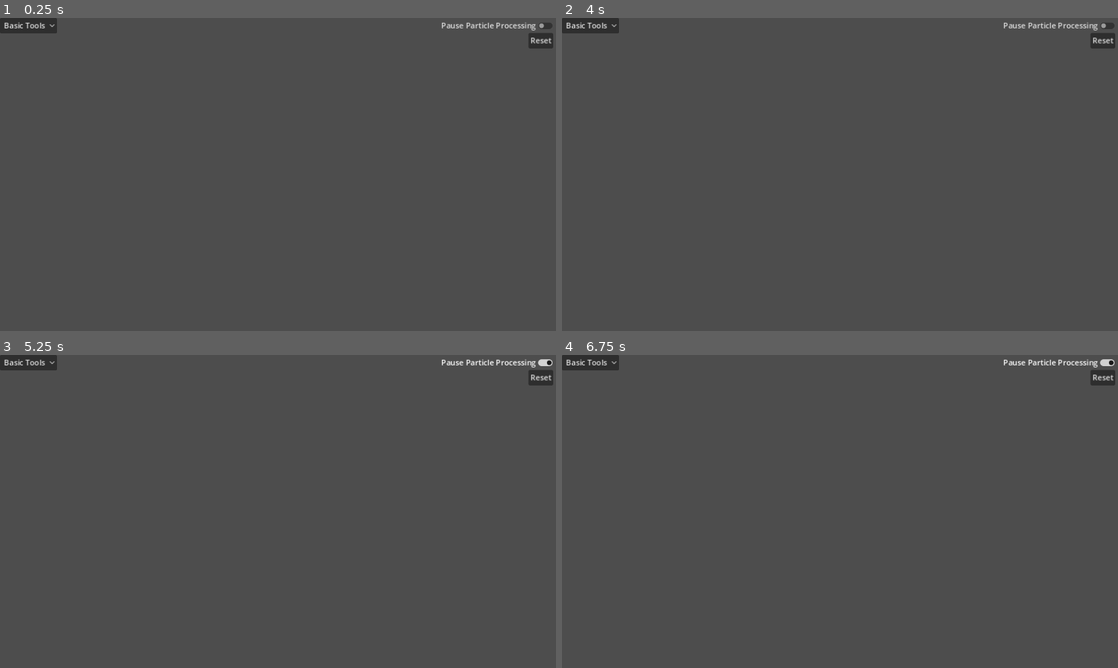
Above: before the commit, frames 1-4 (two rows, left to right).
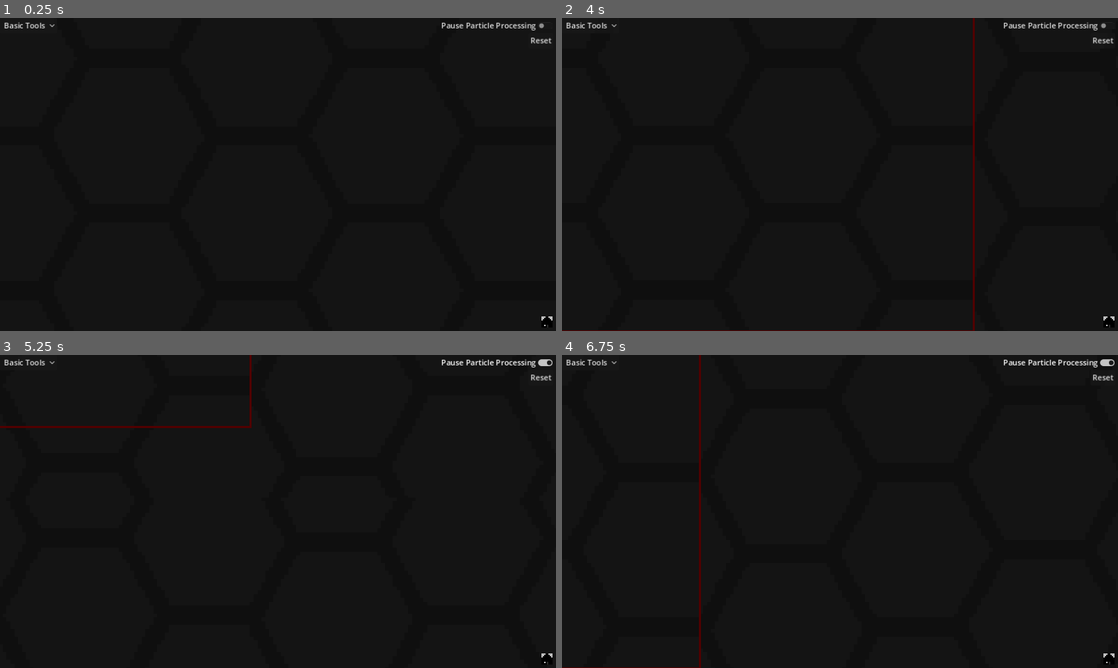
Above: after the commit, the same moments.

Repository: rlake08/Jauchium
Game: Godot game, scene res://node_2d.tscn
Same seed, same stepped clock (60 frames per second), same inputs: the game is played once before the commit and once after it. The engine's default icon, where the game draws it, is replaced by a stand-in: a white triangle on a blue panel in a dark square.
Inputs (mouse positions are in pixels of both pictures, inside the frame that each line leads up to):
- Up to frame 1 (0.25 s): no input
- Up to frame 2 (4 s): click (1106, 321) at 0.52 s; click "Basic Tools" at 1.25 s; click "Pause Particle Processing" at 2 s; click "Reset" at 2.75 s; tap Enter at 3.5 s; move the mouse to (962, 158) at 3.52 s; hold Right (right) from 3.53 s (still down); click (962, 158) at 3.67 s; tap Space at 3.77 s
- Up to frame 3 (5.25 s): move the mouse to (166, 527) at 4.27 s; release Right (right) at 4.28 s; hold S (down) 4.28-5.03 s; click (166, 527) at 4.42 s; tap Space at 4.52 s; move the mouse to (333, 442) at 5.02 s; hold Right (right) from 5.03 s (still down); click (333, 442) at 5.17 s
- Up to frame 4 (6.75 s): tap Space at 5.75, 6.02 s; move the mouse to (812, 574) at 5.77 s; release Right (right) at 5.78 s; hold W (up) 5.78-6.53 s; click (812, 574) at 5.92 s; tap Enter at 6.5 s; move the mouse to (1006, 558) at 6.52 s; hold Left (left) from 6.53 s (still down); click (1006, 558) at 6.67 s

The runs differ from the first frame. In frame 1, 99% of the frame differs, in the area x 0-100%, y 0-100%; in frame 2, 99%; in frame 3, 99%; in frame 4, 99%.

Commit message:
fixed some issues with particle stats, added infinite background, cleaned up some code, added zoom proportional speed

Diff:
--- /dev/null
+++ b/background.gdshader
@@ -0,0 +1,8 @@
+shader_type canvas_item;
+
+uniform sampler2D background_texture;
+uniform vec2 uv_offset = vec2(0.0);
+
+void fragment() {
+	COLOR = texture(background_texture,UV+(uv_offset*TEXTURE_PIXEL_SIZE));
+}
--- a/controls.gd
+++ b/controls.gd
@@ -1,28 +1,29 @@
 extends CharacterBody2D;
 
-var CameraSpeed:int = 400;
 var MouseLFunction = "Empty";
 var SpawnType: = "none";
 var CreateEnabled:bool = false;
+var original_speed: float = 400.0
 @onready var camera_2d = $Camera2D
 const NEU_PARTICLE = preload("res://src/particles/neu_particle.tscn")
 const POS_PARTICLE = preload("res://src/particles/pos_particle.tscn")
 const NEG_PARTICLE = preload("res://src/particles/neg_particle.tscn")
 @onready var option_button_2 = $"../CanvasLayer/Control/OptionButton2"
-@export var Speed = CameraSpeed;
+@export var Speed = 400.0;
 @onready var node_2d = $".."
 @onready var particles = $"../Particles"
+@onready var background: TextureRect = $"../Background"
 
 func update_windowspace():
-	var size_x = ProjectSettings.get_setting("display/window/size/viewport_width")*(1/camera_2d.zoom.x)
-	var size_y = ProjectSettings.get_setting("display/window/size/viewport_height")*(1/camera_2d.zoom.y)
-	var size = Vector2(size_x,size_y)
-	WindowSpace.left_edge = global_position.x-size_x/2
-	WindowSpace.right_edge = global_position.x+size_x/2
-	WindowSpace.top_edge = global_position.y-size_y/2
-	WindowSpace.bottom_edge = global_position.y+size_y/2
+	var size_x = ProjectSettings.get_setting("display/window/size/viewport_width")/camera_2d.zoom.x
+	var size_y = ProjectSettings.get_setting("display/window/size/viewport_height")/camera_2d.zoom.y
+	WindowSpace.left_edge = global_position.x
+	WindowSpace.right_edge = global_position.x+size_x
+	WindowSpace.top_edge = global_position.y
+	WindowSpace.bottom_edge = global_position.y+size_y
 
 func _ready() -> void:
+	original_speed = Speed
 	update_windowspace()
 
 func MouseExec(Function):
@@ -47,39 +48,38 @@
 		particles.add_child(_particle);
 		_particle.global_position = get_global_mouse_position();
 
-func GetInput():
+func GetInput(delta: float):
 	var InputDirection = Input.get_vector("left", "right", "up", "down");
-	velocity = InputDirection * Speed;
+	velocity = InputDirection * Speed * delta * 100.0;
 
 
-func _process(_delta: float) -> void:
-
+func _process(delta: float) -> void:
 	if CreateEnabled == true:
 		option_button_2.visible = true
 	else:
 		option_button_2.visible = false;
-	GetInput();
+	GetInput(delta);
 	move_and_slide();
+	background.size = Vector2(1152.0,648.0)/float(camera_2d.zoom.x)
+	background.global_position = camera_2d.global_position
+	background.material.set("shader_parameter/uv_offset",background.global_position)
 
 func _unhandled_input(event: InputEvent) -> void:
 	if event is InputEventMouseButton:
-		if event.button_index == MOUSE_BUTTON_LEFT and event.is_pressed():
+		if event.button_index == MOUSE_BUTTON_LEFT:
+			if event.is_pressed():
 				var Type = SpawnType;
 				if CreateEnabled == true:
 					SpawnParticle(Type);
 				var Function = MouseLFunction;
 				MouseExec(Function);
 		elif event.button_index == MOUSE_BUTTON_WHEEL_UP and event.is_pressed():
-			var old_zoom = camera_2d.zoom.x
-			camera_2d.zoom *= Vector2.ONE*1.1
-			var mouse_x = get_global_mouse_position().x
-			var mouse_y = get_global_mouse_position().y
-			camera_2d.global_position.x -= mouse_x/old_zoom-mouse_x/camera_2d.zoom.x
-			camera_2d.global_position.y -= mouse_y/old_zoom-mouse_y/camera_2d.zoom.x
+			camera_2d.zoom*=Vector2.ONE*1.1
+			Speed=clamp(original_speed/camera_2d.zoom.x,0.005,1000000.0)
 		elif event.button_index == MOUSE_BUTTON_WHEEL_DOWN and event.is_pressed():
-			var old_zoom = camera_2d.zoom.x
-			camera_2d.zoom /= Vector2.ONE*1.1
-			var mouse_x = get_global_mouse_position().x
-			var mouse_y = get_global_mouse_position().y
-			camera_2d.global_position.x += mouse_x/old_zoom-mouse_x/camera_2d.zoom.x
-			camera_2d.global_position.y += mouse_y/old_zoom-mouse_y/camera_2d.zoom.x
+			camera_2d.zoom = clamp(camera_2d.zoom/(Vector2.ONE*1.1),Vector2.ONE*0.000001,Vector2.ONE*100000000.0)
+			Speed=clamp(original_speed/camera_2d.zoom.x,0.005,1000000.0)
+
+func _on_texture_button_pressed() -> void:
+	camera_2d.zoom = Vector2.ONE
+	camera_2d.global_position = Vector2.ONE
--- a/node_2d.tscn
+++ b/node_2d.tscn
@@ -1,12 +1,21 @@
-[gd_scene load_steps=11 format=3 uid="uid://da8b4y30gboj2"]
+[gd_scene load_steps=16 format=3 uid="uid://da8b4y30gboj2"]
 
 [ext_resource type="Script" path="res://controls.gd" id="1_houcx"]
+[ext_resource type="Shader" path="res://background.gdshader" id="1_pm2is"]
 [ext_resource type="Texture2D" uid="uid://c3fa74s35ymsi" path="res://icon.svg" id="2_8uty3"]
+[ext_resource type="Texture2D" uid="uid://cv00q4r65qepd" path="res://src/asset/img/background.png" id="2_ckiqg"]
 [ext_resource type="Script" path="res://option_button.gd" id="2_nh4rn"]
 [ext_resource type="Script" path="res://option_button_2.gd" id="3_gghme"]
 [ext_resource type="Script" path="res://check_button.gd" id="4_dx31f"]
 [ext_resource type="Script" path="res://reset.gd" id="5_fbisf"]
+[ext_resource type="Texture2D" uid="uid://cica3bb334swr" path="res://src/asset/img/house_icon.png" id="6_io4gt"]
 [ext_resource type="Script" path="res://particles.gd" id="7_4yo50"]
+[ext_resource type="Texture2D" uid="uid://ddgm34eghr3cm" path="res://src/asset/img/border.png" id="12_jg4t0"]
+
+[sub_resource type="ShaderMaterial" id="ShaderMaterial_4iftp"]
+shader = ExtResource("1_pm2is")
+shader_parameter/uv_offset = Vector2(0, 0)
+shader_parameter/background_texture = ExtResource("2_ckiqg")
 
 [sub_resource type="CapsuleShape2D" id="CapsuleShape2D_2655f"]
 
@@ -18,10 +27,26 @@
 
 [node name="Node2D" type="Node2D"]
 
+[node name="Background" type="TextureRect" parent="."]
+texture_filter = 1
+material = SubResource("ShaderMaterial_4iftp")
+offset_right = 1152.0
+offset_bottom = 648.0
+texture = ExtResource("2_ckiqg")
+expand_mode = 1
+stretch_mode = 1
+
+[node name="Border" type="Sprite2D" parent="."]
+texture_filter = 1
+position = Vector2(-4, -4)
+texture = ExtResource("12_jg4t0")
+centered = false
+
 [node name="CharacterBody2D" type="CharacterBody2D" parent="."]
 script = ExtResource("1_houcx")
 
 [node name="Camera2D" type="Camera2D" parent="CharacterBody2D"]
+anchor_mode = 0
 
 [node name="CollisionShape2D" type="CollisionShape2D" parent="CharacterBody2D"]
 shape = SubResource("CapsuleShape2D_2655f")
@@ -39,6 +64,7 @@
 mouse_filter = 1
 
 [node name="OptionButton" type="OptionButton" parent="CanvasLayer/Control"]
+layout_mode = 0
 offset_right = 118.0
 offset_bottom = 31.0
 focus_mode = 0
@@ -89,6 +115,20 @@
 text = "Reset"
 script = ExtResource("5_fbisf")
 
+[node name="TextureButton" type="TextureButton" parent="CanvasLayer/Control"]
+texture_filter = 1
+layout_mode = 0
+offset_left = 1122.0
+offset_top = 618.0
+offset_right = 1145.0
+offset_bottom = 641.0
+tooltip_text = "Recenter and Rezoom Camera."
+focus_mode = 0
+mouse_default_cursor_shape = 2
+texture_normal = ExtResource("6_io4gt")
+ignore_texture_size = true
+stretch_mode = 5
+
 [node name="Icon" type="Sprite2D" parent="."]
 visible = false
 texture = ExtResource("2_8uty3")
@@ -100,3 +140,4 @@
 [connection signal="item_selected" from="CanvasLayer/Control/OptionButton2" to="CanvasLayer/Control/OptionButton2" method="_on_item_selected"]
 [connection signal="toggled" from="CanvasLayer/Control/CheckButton" to="CanvasLayer/Control/CheckButton" method="_on_toggled"]
 [connection signal="pressed" from="CanvasLayer/Control/Button" to="CanvasLayer/Control/Button" method="_on_pressed"]
+[connection signal="pressed" from="CanvasLayer/Control/TextureButton" to="CharacterBody2D" method="_on_texture_button_pressed"]
--- a/particles.gd
+++ b/particles.gd
@@ -1,14 +1,5 @@
 extends Node2D
 
-
-# Called when the node enters the scene tree for the first time.
-func _ready():
-	pass # Replace with function body.
-
-
-# Called every frame. 'delta' is the elapsed time since the previous frame.
-func _process(delta):
-	pass
 
 func reset():
 	for child in get_children():
--- a/project.godot
+++ b/project.godot
@@ -22,6 +22,10 @@
 [display]
 
 window/stretch/mode="canvas_items"
+
+[gui]
+
+common/snap_controls_to_pixels=false
 
 [input]
 
@@ -79,3 +83,4 @@
 
 renderer/rendering_method="gl_compatibility"
 renderer/rendering_method.mobile="gl_compatibility"
+anti_aliasing/quality/screen_space_aa=1
--- a/reset.gd
+++ b/reset.gd
@@ -2,14 +2,5 @@
 
 @onready var particles = $"../../../Particles"
 
-# Called when the node enters the scene tree for the first time.
-func _ready():
-	pass; # Replace with function body.
-
-
-# Called every frame. 'delta' is the elapsed time since the previous frame.
-func _process(delta):
-	pass;
-
 func _on_pressed():
 	particles.reset();
--- a/src/particles/base_particle.gd
+++ b/src/particles/base_particle.gd
@@ -9,9 +9,8 @@
 var direction: Vector2 = Vector2(0,0)
 var goal_direction: Vector2 = Vector2(0,0)
 @export var particle_base_collision_volume: Area2D = null
-@export var base_speed: float = 1.0
+@export var speed: float = 1.0
 @export var charge: int = 0
-var speed: float = 1.0
 
 func _enter_tree() -> void:
 	OriginSpeed = speed
@@ -22,7 +21,6 @@
 		y = [-1,1].pick_random()
 
 	goal_direction = Vector2(x,y).normalized()
-	speed = base_speed
 
 func _ready() -> void:
 	particle_base_collision_volume.area_entered.connect(hit_stuff)
@@ -52,7 +50,7 @@
 		goal_direction.y=-1
 	update_particle.emit()
 
-func set_charge(new_charge: float) -> void:
+func set_charge(new_charge: int) -> void:
 	charge = new_charge
 
 func hit_stuff(area: Area2D):
--- a/src/particles/neg_particle.gd
+++ b/src/particles/neg_particle.gd
@@ -15,4 +15,4 @@
 		current_electrons_in_zone -= 1
 
 func _on_update_particle() -> void:
-	speed=base_speed*clamp(current_electrons_in_zone,1,100)
+	speed=OriginSpeed*clamp(current_electrons_in_zone,1,100)
--- a/src/particles/neg_particle.tscn
+++ b/src/particles/neg_particle.tscn
@@ -10,7 +10,7 @@
 scale = Vector2(0.25, 0.25)
 script = ExtResource("1_dn1r8")
 particle_base_collision_volume = NodePath("CollisionArea")
-base_speed = 0.0
+speed = 1.2
 charge = -1
 
 [node name="Particle" type="Sprite2D" parent="."]
--- a/src/particles/neu_particle.tscn
+++ b/src/particles/neu_particle.tscn
@@ -10,6 +10,7 @@
 scale = Vector2(0.65, 0.65)
 script = ExtResource("1_ohjn0")
 particle_base_collision_volume = NodePath("CollisionArea")
+speed = 0.6
 
 [node name="Particle" type="Sprite2D" parent="."]
 texture_filter = 1
--- a/src/particles/pos_particle.tscn
+++ b/src/particles/pos_particle.tscn
@@ -10,6 +10,7 @@
 scale = Vector2(0.5, 0.5)
 script = ExtResource("1_hkc3r")
 particle_base_collision_volume = NodePath("CollisionArea")
+speed = 0.9
 charge = 1
 
 [node name="Particle" type="Sprite2D" parent="."]
Binary file added: src/asset/img/background.png
Not shown, added: src/asset/img/background.png.import
Binary file added: src/asset/img/border.png
Not shown, added: src/asset/img/border.png.import
Binary file added: src/asset/img/house_icon.png
Not shown, added: src/asset/img/house_icon.png.import
